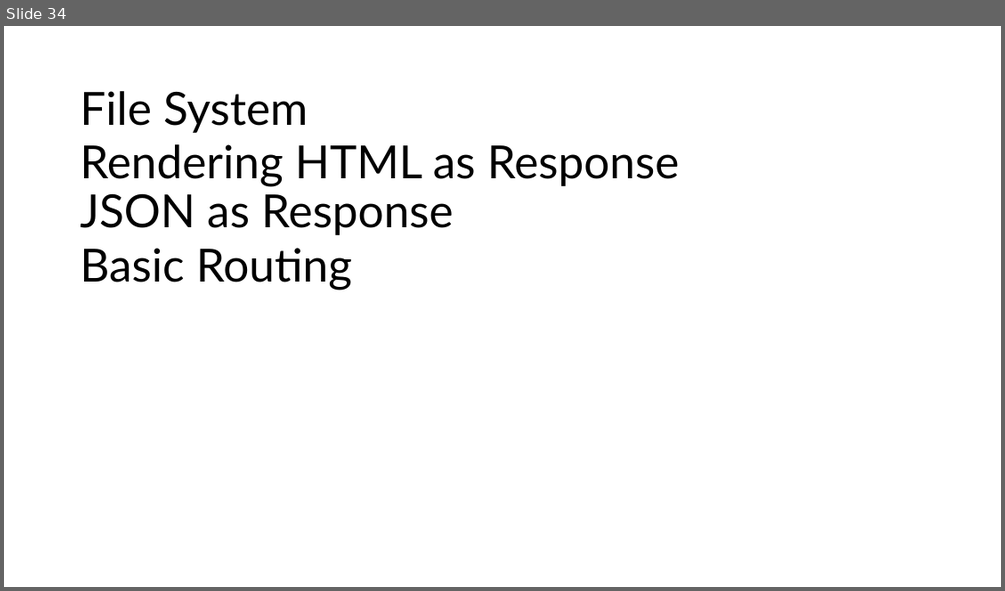
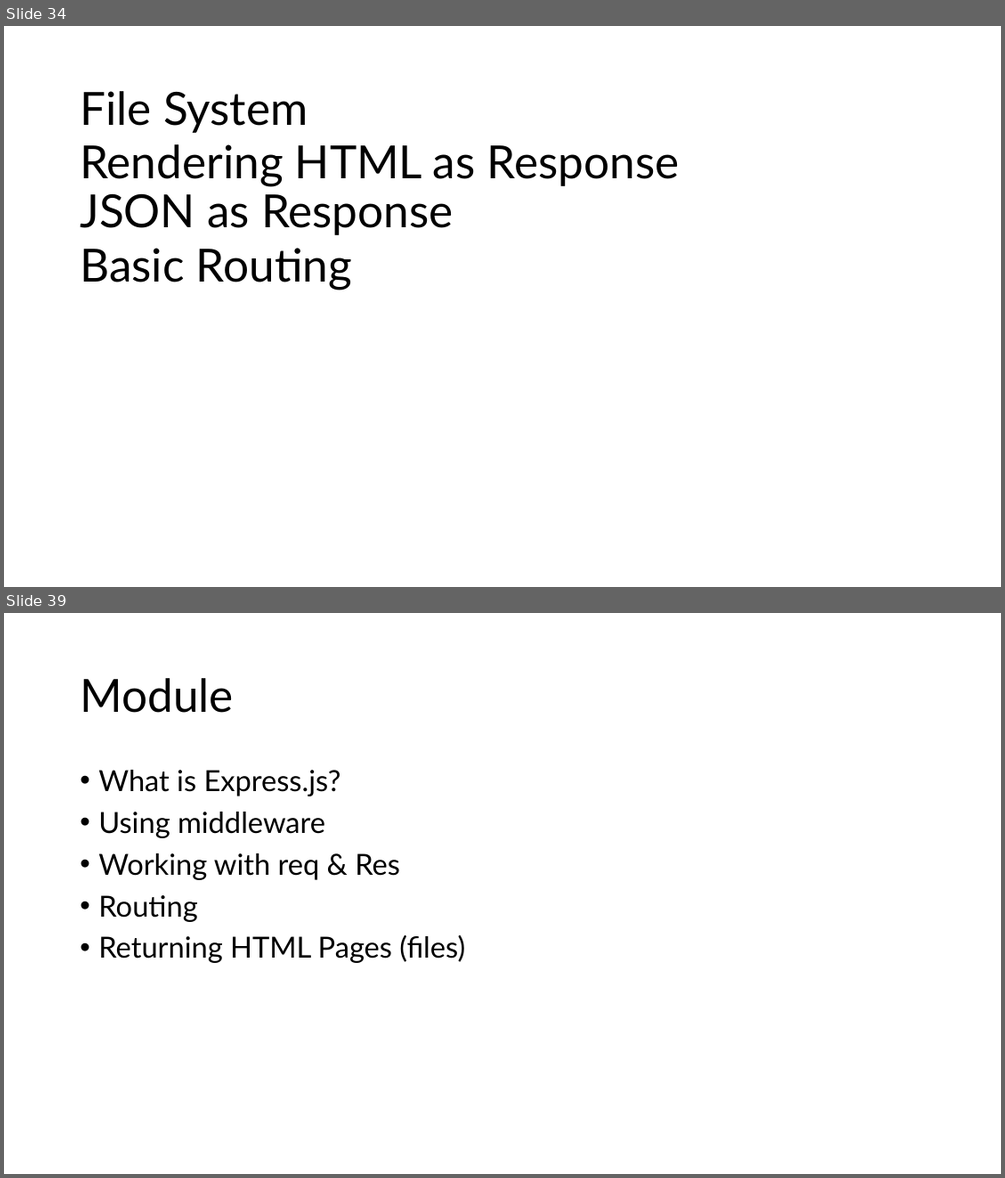
Before and after one commit to PiyushChaturvedii/Batch05, a slide deck: node/Nodejs.pptx. Shown one above the other, each under a label of ours: slide 34 before the commit, slides 34 and 39 after it; the slides between them are not shown. The pictures are 1005x591 and 1005x1178 pixels, drawn with LibreOffice and Linux fonts; fonts in the diff are those of the drawing. Boxes give left, top, right and bottom in pixels: in the first picture for what was removed or moved away, otherwise in the second. Text is boxed around its words. In the diff, an @@ line names an element or a change of style, - is before the commit and + after.

```diff
--- a/node/Nodejs.pptx
+++ b/node/Nodejs.pptx
@@ slide 39 added at (4,613,1001,1174), background #FFFFFF @@
@@ title added at (80,678,234,713), 44 pt, text #000000 @@
+Module
@@ text added at (98,770,465,963), 28 pt, text #000000 @@
+• What is Express.js?
+• Using middleware
+• Working with req & Res
+• Routing
+• Returning HTML Pages (files)
```
Also in this commit, not shown: 9 other slides added, 27 other files.
